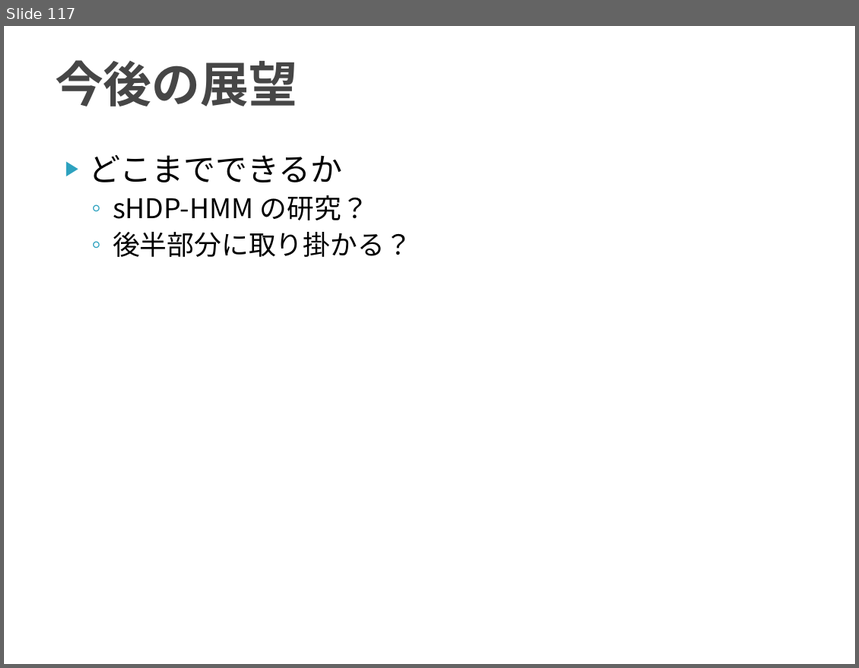
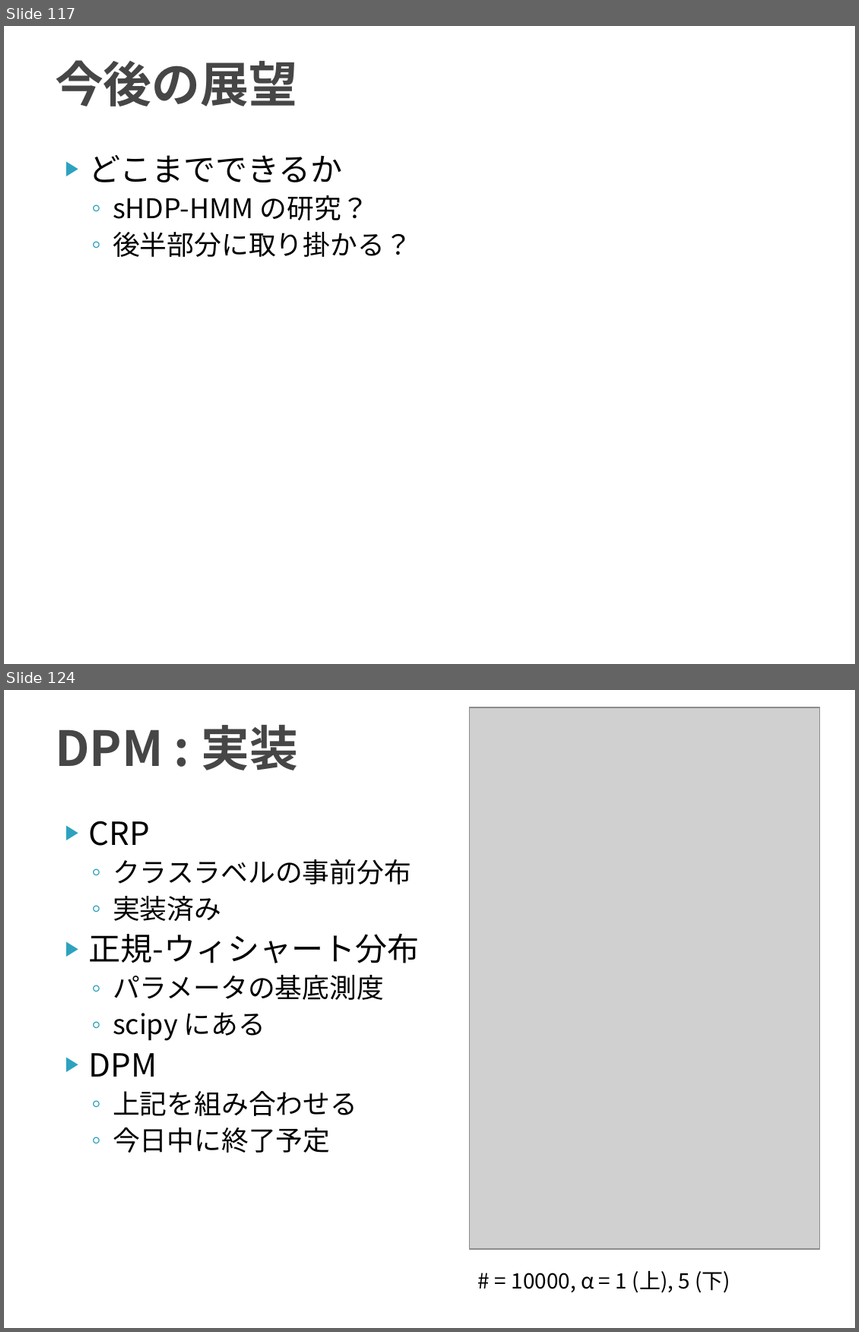
Before and after one commit to TetsuyaKomota/MyMasterStudies, a slide deck: slides/discussion2016.pptx. Shown one above the other, each under a label of ours: slide 117 before the commit, slides 117 and 124 after it; the slides between them are not shown. The pictures are 859x668 and 859x1332 pixels, drawn with LibreOffice and Linux fonts; fonts in the diff are those of the drawing; grey boxes stand for pictures. Boxes give left, top, right and bottom in pixels: in the first picture for what was removed or moved away, otherwise in the second. Text is boxed around its words. In the diff, an @@ line names an element or a change of style, - is before the commit and + after.

Commit message:
とりあえずいったんコミット． ・スライド更新 ・ＧＭＭの返すデータの形式を修正した GMMv2 を作成 ・ＤＰＭ をこつこつ作成 ・テストコード書くことにした

```diff
--- a/slides/discussion2016.pptx
+++ b/slides/discussion2016.pptx
@@ slide 124 added at (4,690,855,1328), background #FFFFFF @@
@@ picture added at (470,708,820,1250) @@
@@ title added at (55,725,298,771), 41 pt, text #464646, bold @@
+DPM : 実装
@@ text added at (89,821,420,1153), 23 pt, text #000000 @@
+▶ CRP
+  ◦ クラスラベルの事前分布
+  ◦ 実装済み
+▶ 正規-ウィシャート分布
+  ◦ パラメータの基底測度
+  ◦ scipy にある
+▶ DPM
+  ◦ 上記を組み合わせる
+  ◦ 今日中に終了予定
@@ text added at (512,1271,731,1293), 18 pt, text #000000 @@
+# = 10000, α = 1 (上), 5 (下)
```
Also in this commit, not shown: 7 other slides added, 5 other files.
